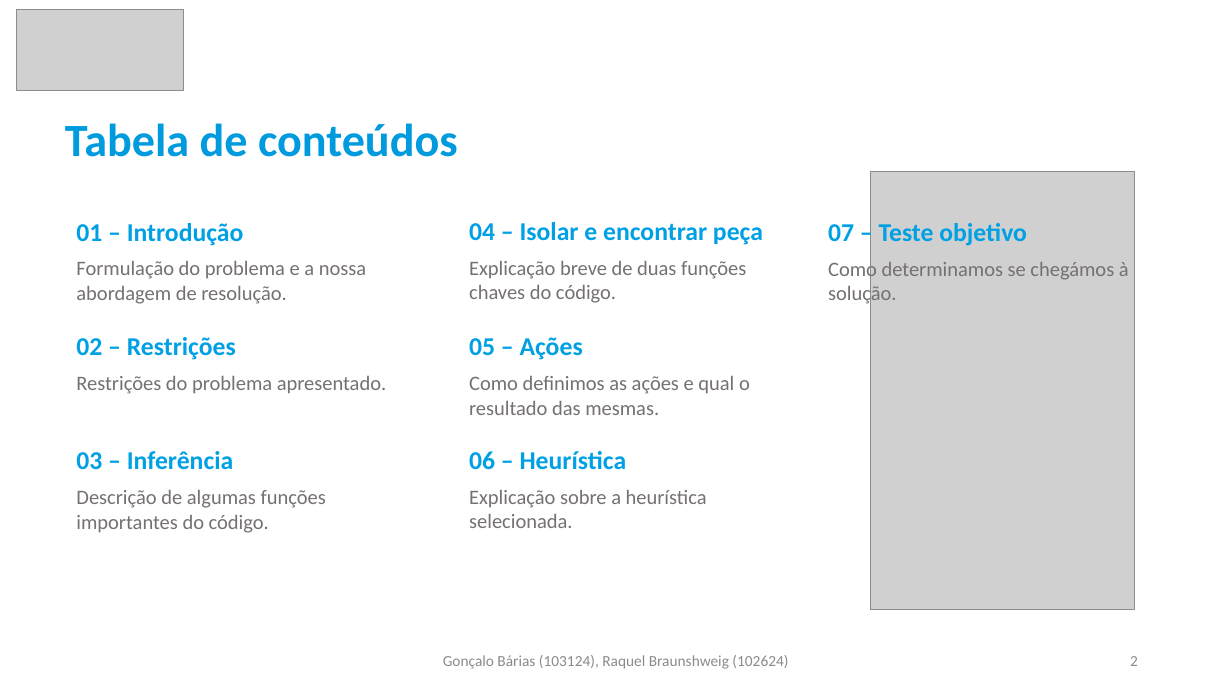
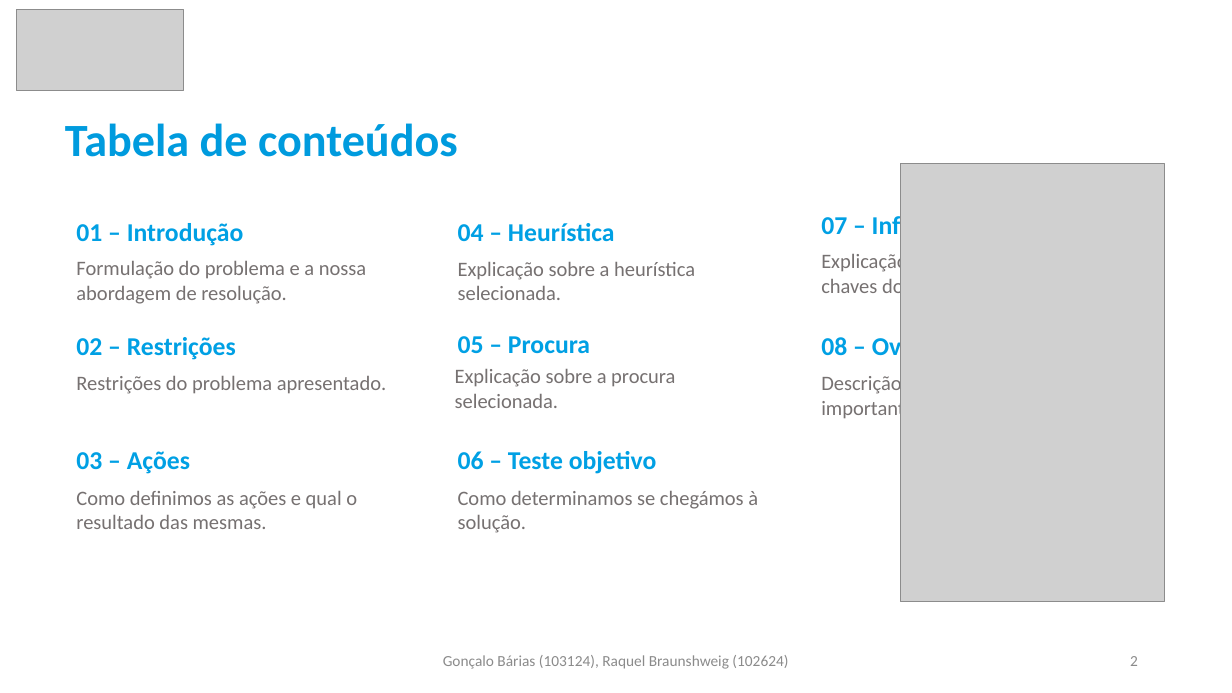
Before and after one commit to goncalobarias/Bimaru-IA, a slide deck: slide 2 of report/report.pptx. Drawn at 1232x693 pixels with LibreOffice and Linux fonts; fonts in the diff are those of the drawing; grey boxes stand for pictures. Boxes give left, top, right and bottom in pixels: in the first picture for what was removed or moved away, otherwise in the second. Text is boxed around its words. In the diff, an @@ line names an element or a change of style, - is before the commit and + after.

```diff
--- a/report/report.pptx
+++ b/report/report.pptx
@@ picture: place and size @@
-picture at box(871, 171, 1135, 609)
+picture at box(900, 164, 1165, 602)
@@ text at box(458, 223, 615, 242): text changed @@
-06 – Heurística
+04 – Heurística
@@ text removed at box(469, 222, 763, 245) @@
-04 – Isolar e encontrar peça
@@ text added at box(821, 213, 978, 240), 20 pt, text #00A0E4, bold @@
+07 – Inferência
@@ text "Explicação sobre a heurística selecionada.": place and size @@
-text "Explicação sobre a heurística selecionada." at box(469, 490, 707, 528)
+text "Explicação sobre a heurística selecionada." at box(458, 262, 695, 300)
@@ text "Explicação breve de duas funções ..." rewrapped from box(469, 261, 746, 303) to box(821, 251, 907, 299) @@
@@ text added at box(458, 336, 590, 354), 20 pt, text #00A0E4, bold @@
+05 – Procura
@@ text added at box(821, 334, 974, 361), 20 pt, text #00A0E4, bold @@
+08 – Overview
@@ text added at box(455, 369, 675, 408), 16 pt, text #767171 @@
+Explicação sobre a procura selecionada.
@@ text "Descrição de algumas funções importantes ..." rewrapped from box(76, 490, 326, 533) to box(821, 373, 922, 421) @@
@@ text at box(76, 451, 190, 474): text changed @@
-05 – Ações
+03 – Ações
@@ text removed at box(76, 451, 233, 470) @@
-03 – Inferência
@@ text at box(458, 451, 657, 474): text changed @@
-07 – Teste objetivo
+06 – Teste objetivo
@@ text "Como definimos as ações e ...": place and size @@
-text "Como definimos as ações e ..." at box(469, 376, 750, 415)
+text "Como definimos as ações e ..." at box(76, 491, 357, 529)
@@ text "Como determinamos se chegámos à ..." rewrapped from box(828, 259, 1129, 306) to box(458, 491, 758, 533) @@
```
Also in this commit, not shown: 6 other slides changed, 1 slide added.
